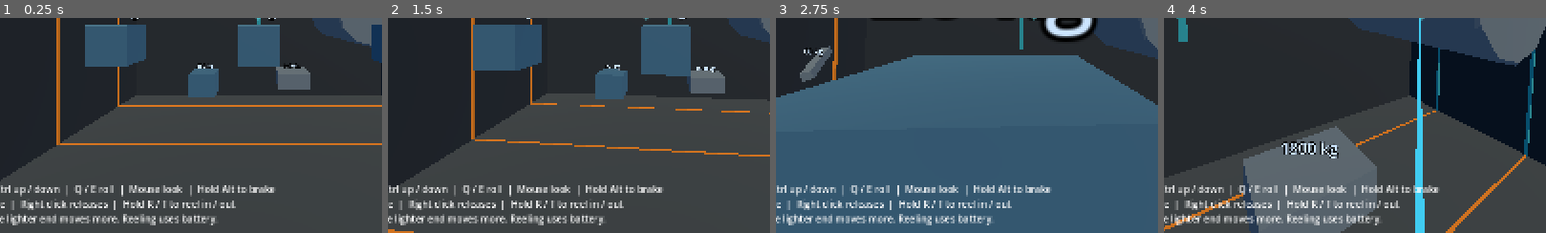
Above: before the commit, frames 1-4 (left to right).
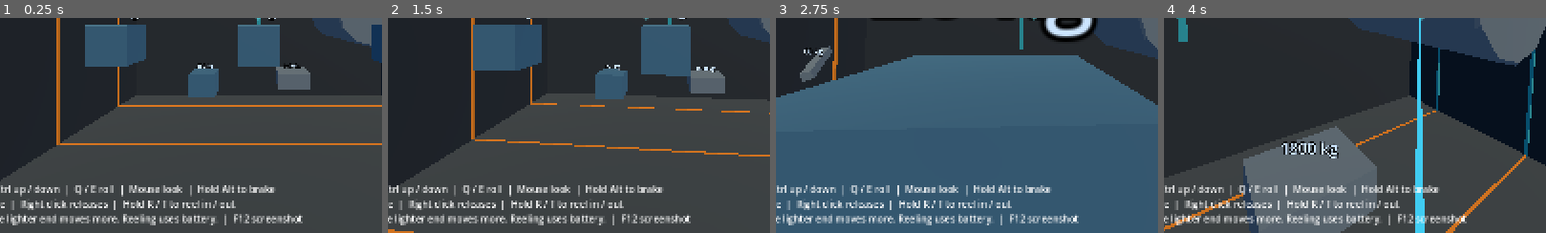
Above: after the commit, the same moments.

Repository: Conrad-N/Wayfarer
Game: Godot game, scene res://scenes/main.tscn
Same seed, same stepped clock (60 frames per second), same inputs: the game is played once before the commit and once after it.
Inputs (mouse positions are % of the whole screen's width and height, from its top left):
- Up to frame 1 (0.25 s): no input
- Up to frame 2 (1.5 s): tap Enter at 0.5 s; move the mouse to (55, 50) at 0.52 s; hold W (move_forward) from 0.53 s (still down); tap R (grapple_reel_in) at 0.6 s; click (55, 50) at 0.67 s; move the mouse to (45, 50) at 1.27 s; tap T (grapple_reel_out) at 1.35 s; click (45, 50) at 1.42 s
- Up to frame 3 (2.75 s): keep holding W (move_forward); move the mouse to (52, 48) at 2.02 s; press the mouse at (52, 48) at 2.03 s
- Up to frame 4 (4 s): keep holding W (move_forward); move the mouse to (49, 52) at 2.77 s; release the mouse at (49, 52) at 2.78 s; right-click (49, 52) at 2.85 s; click (49, 52) at 2.92 s; move the mouse to (57, 51) at 3.52 s; tap X at 3.6 s; click (57, 51) at 3.67 s
The pictures show only the part of the screen within x 16-66%, y 50-100%; the shares and areas given below are measured in that part.

The runs differ from the first frame. In frame 1, 0.5% of the frame differs, in the area x 58-80%, y 91-97%; in frame 2, 0.5%; in frame 3, 0.5%; in frame 4, 0.5%.

Commit message:
world: add F12 viewport screenshots with save feedback
Save completed game frames with HUD to build/screens using unique Windows-safe
filenames. Ignore repeats, report write failures, and keep play running.
Update controls and the M1 implementation checklist.

Verified: ./check.sh (336 checks, 0 failures), main scene headless boot,
and windowed F12 capture, PNG dimensions/content, duplicate/repeat suppression,
folder creation, failure/recovery, and temporary HUD feedback.
Completed a five-minute rendered movement/grapple stability exercise and
inspected captures of free roll and tether views. Movement fun remains a
player playtesting judgment.

Diff:
--- a/godot/project.godot
+++ b/godot/project.godot
@@ -101,6 +101,10 @@
 "deadzone": 0.2,
 "events": [Object(InputEventKey,"physical_keycode":84)]
 }
+debug_screenshot={
+"deadzone": 0.2,
+"events": [Object(InputEventKey,"physical_keycode":4194343)]
+}
 
 [physics]
 
--- a/godot/scenes/main.tscn
+++ b/godot/scenes/main.tscn
@@ -1,8 +1,9 @@
-[gd_scene load_steps=5 format=3]
+[gd_scene load_steps=6 format=3]
 
 [ext_resource type="Script" path="res://scripts/world/main.gd" id="1_main"]
 [ext_resource type="PackedScene" path="res://scenes/player.tscn" id="2_player"]
 [ext_resource type="PackedScene" path="res://scenes/debris_field.tscn" id="3_debris"]
+[ext_resource type="Script" path="res://scripts/world/debug_screenshot.gd" id="4_screenshot"]
 
 [sub_resource type="Environment" id="Environment_room"]
 background_mode = 1
@@ -14,6 +15,9 @@
 
 [node name="Main" type="Node3D"]
 script = ExtResource("1_main")
+
+[node name="DebugScreenshot" type="Node" parent="."]
+script = ExtResource("4_screenshot")
 
 [node name="Player" parent="." instance=ExtResource("2_player")]
 position = Vector3(0, 0, 8)
@@ -70,7 +74,7 @@
 grow_vertical = 0
 mouse_filter = 2
 theme_override_font_sizes/font_size = 20
-text = "WASD thrust  |  Space / Ctrl up / down  |  Q / E roll  |  Mouse look  |  Hold Alt to brake\nLeft click attaches grapple  |  Right click releases  |  Hold R / T to reel in / out\nAim at a crate or wall. The lighter end moves more. Reeling uses battery."
+text = "WASD thrust  |  Space / Ctrl up / down  |  Q / E roll  |  Mouse look  |  Hold Alt to brake\nLeft click attaches grapple  |  Right click releases  |  Hold R / T to reel in / out\nAim at a crate or wall. The lighter end moves more. Reeling uses battery.  |  F12 screenshot"
 
 [node name="GrappleStatus" type="Label" parent="HUD"]
 offset_left = 16.0
@@ -80,6 +84,16 @@
 mouse_filter = 2
 theme_override_colors/font_color = Color(0.4, 0.85, 0.95, 1)
 theme_override_font_sizes/font_size = 20
+
+[node name="ScreenshotStatus" type="Label" parent="HUD"]
+visible = false
+offset_left = 16.0
+offset_top = 224.0
+offset_right = 1500.0
+offset_bottom = 278.0
+mouse_filter = 2
+theme_override_font_sizes/font_size = 18
+autowrap_mode = 2
 
 [node name="Reticle" type="Label" parent="HUD"]
 anchors_preset = 8
--- /dev/null
+++ b/godot/scripts/world/debug_screenshot.gd
@@ -0,0 +1,58 @@
+## Development capture of the rendered game viewport, including its HUD.
+class_name DebugScreenshot
+extends Node
+
+signal capture_started()
+signal capture_finished(path: String, error: Error)
+
+@export var output_directory: String = "res://build/screens"
+
+var _busy: bool = false
+
+
+func _unhandled_key_input(event: InputEvent) -> void:
+	if event.is_action_pressed("debug_screenshot") and not event.is_echo():
+		get_viewport().set_input_as_handled()
+		capture()
+
+
+## Save a completed frame; repeated requests during capture are ignored.
+## Headless or unwritable runs report an error without waiting or stopping play.
+func capture() -> void:
+	if _busy:
+		return
+	if DisplayServer.get_name() == "headless":
+		capture_finished.emit("", ERR_UNAVAILABLE)
+		return
+	_busy = true
+	capture_started.emit()
+	await RenderingServer.frame_post_draw
+	var frame: Image = get_viewport().get_texture().get_image()
+	if frame == null or frame.is_empty():
+		_finish("", ERR_UNAVAILABLE)
+		return
+	var directory: String = ProjectSettings.globalize_path(output_directory)
+	var error: Error = DirAccess.make_dir_recursive_absolute(directory)
+	if error != OK:
+		_finish(directory, error)
+		return
+	# Windows-safe timestamp plus a per-process tick value; check existing files
+	# as well so restarting the game never replaces a previous capture.
+	var stem: String = "wayfarer_%s_%d" % [
+		Time.get_datetime_string_from_system().replace(":", "-"), Time.get_ticks_usec()
+	]
+	var path: String = directory.path_join(stem + ".png")
+	var suffix: int = 1
+	while FileAccess.file_exists(path):
+		path = directory.path_join("%s_%d.png" % [stem, suffix])
+		suffix += 1
+	_finish(path, frame.save_png(path))
+
+
+func _finish(path: String, error: Error) -> void:
+	_busy = false
+	if error == OK:
+		print("Screenshot saved: ", path)
+	else:
+		printerr("Screenshot failed: %s (%s)" % [path, error_string(error)])
+	capture_finished.emit(path, error)
--- a/godot/scripts/world/main.gd
+++ b/godot/scripts/world/main.gd
@@ -6,9 +6,15 @@
 @onready var _supplies: Label = $HUD/Supplies
 @onready var _supply_warning: Label = $HUD/SupplyWarning
 @onready var _grapple_status: Label = $HUD/GrappleStatus
+@onready var _screenshot_status: Label = $HUD/ScreenshotStatus
+@onready var _screenshot: DebugScreenshot = $DebugScreenshot
+
+var _screenshot_notice_seconds: float = 0.0
 
 
 func _ready() -> void:
+	_screenshot.capture_started.connect(_on_capture_started)
+	_screenshot.capture_finished.connect(_on_capture_finished)
 	var wall: Color = Color(0.12, 0.16, 0.20)
 	var deck: Color = Color(0.22, 0.26, 0.29)
 	var amber: Color = Color(0.85, 0.48, 0.12)
@@ -28,7 +34,9 @@
 	print("Wayfarer M1: debris, suit RCS, and grapple. Escape releases mouse.")
 
 
-func _process(_delta: float) -> void:
+func _process(delta: float) -> void:
+	_screenshot_notice_seconds = maxf(0.0, _screenshot_notice_seconds - delta)
+	_screenshot_status.visible = _screenshot_notice_seconds > 0.0
 	var capture_hint: String = "Esc releases mouse" if Input.mouse_mode == Input.MOUSE_MODE_CAPTURED else "Click to fly"
 	var brake_hint: String = "RCS BRAKE" if _player.is_braking() else "FREE FLIGHT"
 	if _player.suit.propellant_kg <= 0.0:
@@ -56,6 +64,19 @@
 		_grapple_status.text += "  |  CABLE %.1f m" % _player.grapple.cable_length_m
 
 
+func _on_capture_started() -> void:
+	# Keep the previous capture notice out of the next saved frame.
+	_screenshot_notice_seconds = 0.0
+	_screenshot_status.visible = false
+
+
+func _on_capture_finished(path: String, error: Error) -> void:
+	_screenshot_status.text = "Saved screenshot: " + path.get_file() if error == OK else "Screenshot failed: " + error_string(error)
+	_screenshot_status.modulate = Color(0.4, 0.85, 0.95) if error == OK else Color(1, 0.35, 0.25)
+	_screenshot_notice_seconds = 4.0
+	_screenshot_status.visible = true
+
+
 func _add_box(label: String, size: Vector3, at: Vector3, colour: Color) -> void:
 	var body: StaticBody3D = StaticBody3D.new()
 	body.name = label
--- /dev/null
+++ b/godot/tests/test_debug_screenshot.gd
@@ -0,0 +1,32 @@
+## Checks capture input and headless refusal; actual PNGs require a windowed run.
+extends TestCase
+
+
+## F12 is reserved for capture, and an autorepeat cannot request another image.
+func test_f12_binding_ignores_release_and_repeat() -> void:
+	var event: InputEventKey = InputEventKey.new()
+	event.physical_keycode = KEY_F12
+	event.pressed = true
+	check(event.is_action_pressed("debug_screenshot"), "physical F12 requests capture")
+	event.echo = true
+	check(not event.is_action_pressed("debug_screenshot"), "held-key repeats do not request capture")
+	event.echo = false
+	event.pressed = false
+	check(not event.is_action_pressed("debug_screenshot"), "releasing F12 does not request capture")
+
+
+## Headless capture completes immediately with a useful error, without awaiting rendering.
+func test_headless_capture_fails_without_waiting_for_a_frame() -> void:
+	if DisplayServer.get_name() != "headless":
+		check(true, "headless-only guard; windowed verification covers rendering")
+		return
+	var capture: DebugScreenshot = DebugScreenshot.new()
+	var results: Array[Error] = []
+	capture.capture_finished.connect(func(_path: String, error: Error) -> void: results.append(error))
+	capture.capture()
+	capture.capture()
+	check_eq(results.size(), 2, "both requests finish immediately; no stuck capture")
+	if results.size() == 2:
+		check_eq(results[0], ERR_UNAVAILABLE, "no rendered viewport in headless mode")
+		check_eq(results[1], ERR_UNAVAILABLE, "subsequent request also fails softly")
+	capture.free()
Not shown, added: godot/scripts/world/debug_screenshot.gd.uid
Not shown, added: godot/tests/test_debug_screenshot.gd.uid
Not shown, changed: README.md
Not shown, changed: docs/09-roadmap.md
Not shown, changed: docs/DECISIONS.md
